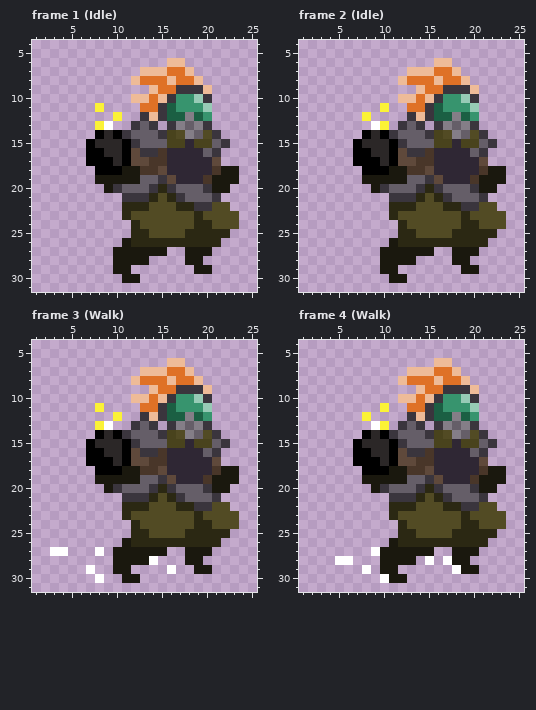
File history of a pixel-art file, Sandbomber/Sandbomber.aseprite. The picture above was drawn from the file before the commit.
32x32 pixels, 9 frames. Shown: frame 1 (Idle): x 1..25, y 4..31; frame 2 (Idle): x 1..25, y 4..31; frame 3 (Walk): x 1..25, y 4..31; frame 4 (Walk): x 1..25, y 4..31. The commit also changed other frames, which this record leaves out.
New version:
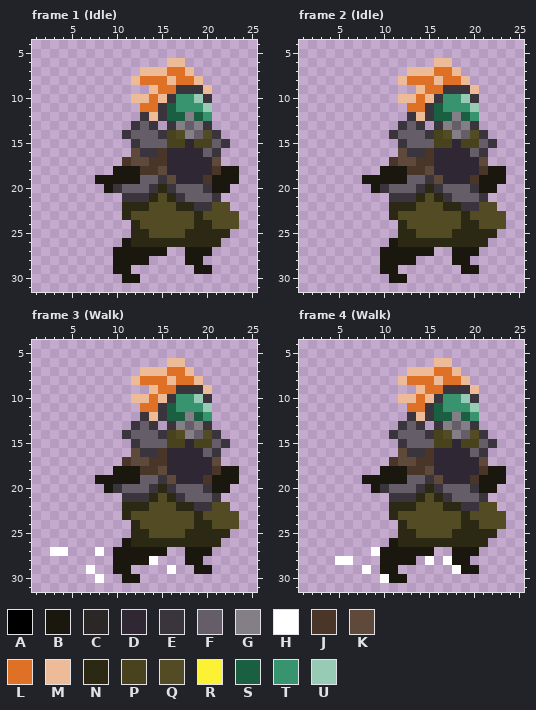
Palette (. is transparent): A #000000  B #1a180e  C #2b2727  D #2f2734  E #3a353d  F #655e68  G #847e87  H #ffffff  J #493629  K #5f493b  L #df7126  M #eebb98  N #2b2813  P #49431d  Q #524b24  R #fbf236  S #1b5f43  T #37946e  U #97cbb6
From old to new:
layer "Layer 3" now hidden
Frame 1 (Idle):
The author changed colour A to colour B in row 18 at x 10.
The author changed colour A to colour J in row 17 at x 11.
Colour A is gone in row 14 at x 8 and 10; in row 15 at x 7 and 11; in row 16 at x 7 to 8 and 11; in row 17 at x 7 to 9; in row 18 at x 8 to 9.
Colour C is gone in row 14 at x 9; in row 15 at x 8 to 10; in row 16 at x 9 to 10; in row 17 at x 10.
Colour H is gone in row 13 at x 9.
Colour R is gone in row 11 at x 8; in row 12 at x 10; in row 13 at x 8.
Frame 2 (Idle):
The author changed colour A to colour B in row 18 at x 10.
The author changed colour A to colour J in row 17 at x 11.
Colour A is gone in row 14 at x 8 and 10; in row 15 at x 7 and 11; in row 16 at x 7 to 8 and 11; in row 17 at x 7 to 9; in row 18 at x 8 to 9.
Colour C is gone in row 14 at x 9; in row 15 at x 8 to 10; in row 16 at x 9 to 10; in row 17 at x 10.
Colour H is gone in row 13 at x 9.
Colour R is gone in row 11 at x 10; in row 12 at x 8; in row 13 at x 10.
Frame 3 (Walk): the same change as frame 1 (Idle)
Frame 4 (Walk): the same change as frame 2 (Idle)
Where, in picture pixels (left, top, right, bottom), the same in both pictures:
changed: (86, 103, 131, 175)
changed: (353, 103, 398, 175)
changed: (86, 403, 131, 475)
changed: (353, 403, 398, 475)
